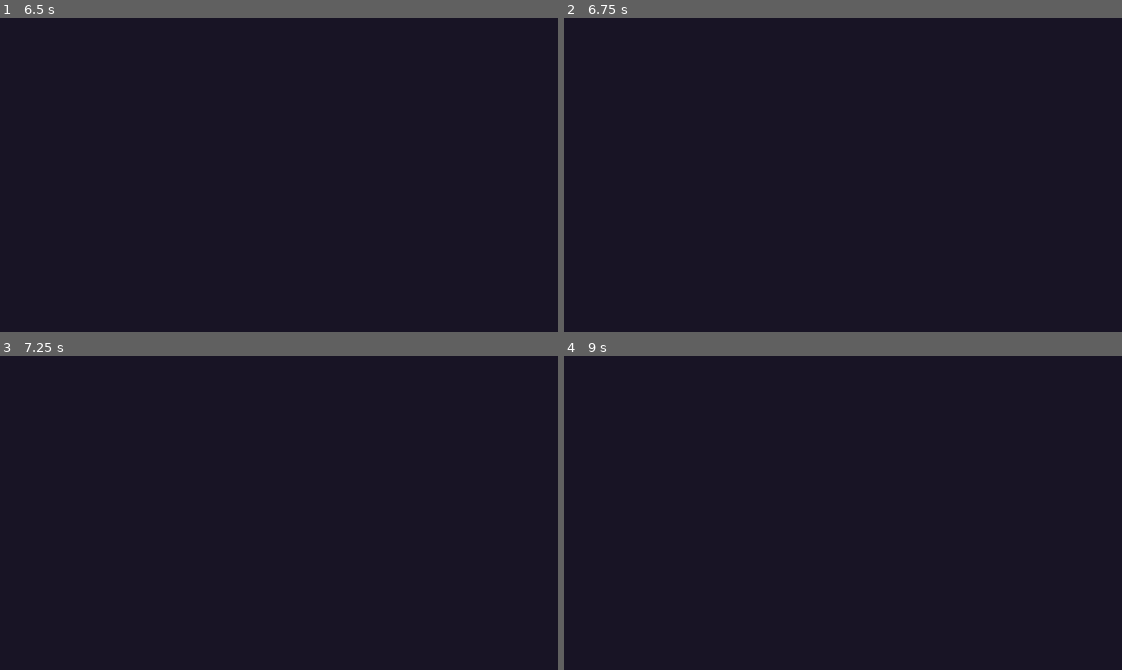
Above: before the commit, frames 1-4 (two rows, left to right).
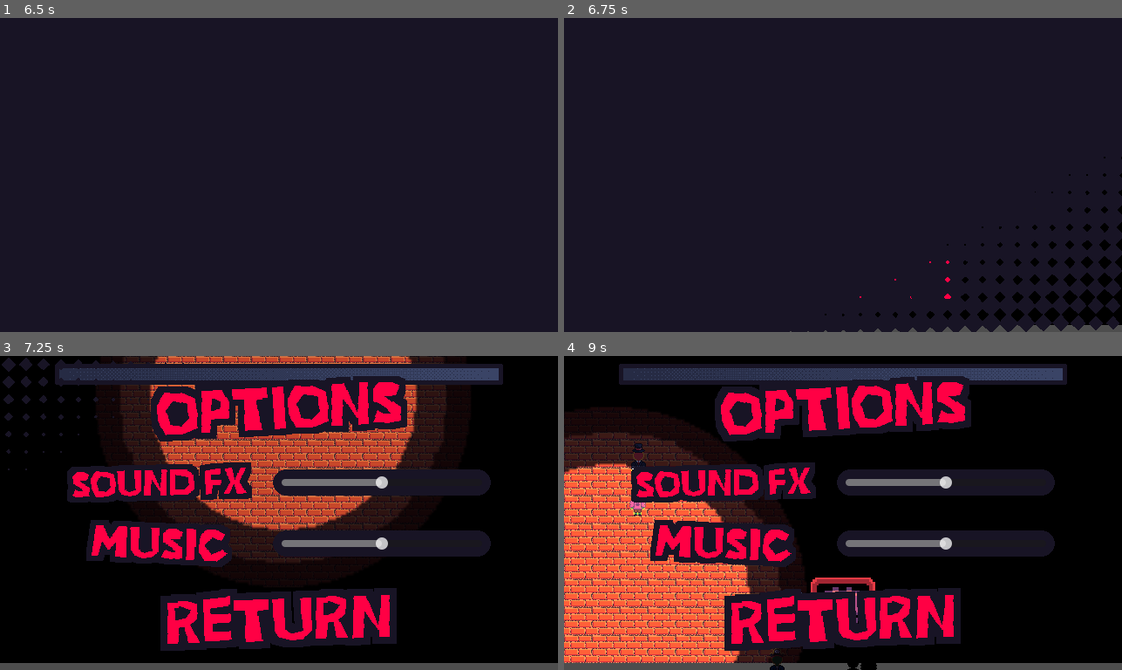
Above: after the commit, the same moments.

Repository: LaneMcMartin/FastFashion
Game: Godot game, scene res://main/main.tscn
Two runs of this game, one before a commit and one after it. Both use one fixed random seed, a clock stepped at 60 frames per second and the inputs below.
Inputs (mouse positions are in pixels of both pictures, inside the frame that each line leads up to):
- Up to frame 1 (6.5 s): move the mouse to (100, 190) at 0.52 s; press the mouse at (100, 190) at 0.53 s; hold D (RIGHT) 0.53-1.28 s; move the mouse to (94, 209) at 1.27 s; release the mouse at (94, 209) at 1.28 s; hold A (LEFT) 1.28-2.03 s; click (94, 209) at 1.35 s; move the mouse to (334, 105) at 2.02 s; press the mouse at (334, 105) at 2.03 s; hold D (RIGHT) 2.03-3.53 s; tap Space (SELECT) at 2.1, 4.35 s; move the mouse to (251, 237) at 2.77 s; release the mouse at (251, 237) at 2.78 s; click (251, 237) at 2.85 s; move the mouse to (111, 124) at 3.52 s; press the mouse at (111, 124) at 3.53 s; hold A (LEFT) 3.53-5.78 s; move the mouse to (290, 234) at 4.27 s; release the mouse at (290, 234) at 4.28 s; click (290, 234) at 4.55 s; move the mouse to (306, 175) at 5.02 s; press the mouse at (306, 175) at 5.03 s; move the mouse to (273, 218) at 5.77 s; release the mouse at (273, 218) at 5.78 s; hold D (RIGHT) from 5.78 s (still down); click (273, 218) at 5.85 s
- Up to frame 2 (6.75 s): keep holding D (RIGHT); tap Enter at 6.5 s; move the mouse to (848, 61) at 6.52 s; press the mouse at (848, 61) at 6.53 s; tap Space (SELECT) at 6.6 s
- Up to frame 3 (7.25 s): keep holding D (RIGHT)
- Up to frame 4 (9 s): move the mouse to (731, 528) at 7.27 s; release the mouse at (731, 528) at 7.28 s; click (731, 528) at 7.35 s; move the mouse to (1116, 525) at 8.02 s; release D (RIGHT) at 8.03 s; press the mouse at (1116, 525) at 8.03 s; hold A (LEFT) from 8.03 s (still down); move the mouse to (608, 604) at 8.77 s; release the mouse at (608, 604) at 8.78 s; tap Space (SELECT) at 8.85 s

Frame 1 is identical in both runs. In frame 2, 2.9% of the frame differs, in the area x 40-100%, y 44-100%; in frame 3, 74%; in frame 4, 79%, in the area x 0-100%, y 0-100%.

Commit message:
Added working title/options navigation

Diff:
--- a/main/main.tscn
+++ b/main/main.tscn
@@ -253,8 +253,10 @@
 mouse_filter = 2
 color = Color(0.0941176, 0.0784314, 0.145098, 1)
 
+[connection signal="options_pressed" from="CanvasLayer/TitleScreen" to="CanvasLayer/Options" method="_on_title_screen_options_pressed"]
 [connection signal="gui_input" from="CanvasLayer/TitleScreen/VBoxContainer/HBoxContainer/MarginContainerStart/Start" to="CanvasLayer/TitleScreen" method="_on_start_gui_input"]
 [connection signal="gui_input" from="CanvasLayer/TitleScreen/VBoxContainer/HBoxContainer/MarginContainerStart2/Options" to="CanvasLayer/TitleScreen" method="_on_options_gui_input"]
+[connection signal="return_pressed" from="CanvasLayer/Options" to="CanvasLayer/TitleScreen" method="_on_options_return_pressed"]
 [connection signal="gui_input" from="CanvasLayer/Options/VBoxContainer/OptionsMargin/Options" to="CanvasLayer/Options" method="_on_options_gui_input"]
 [connection signal="value_changed" from="CanvasLayer/Options/VBoxContainer/SliderGrid/SFXSlider/TextureRect/MarginContainer/SFXSlider" to="CanvasLayer/Options" method="_on_sfx_slider_value_changed"]
 [connection signal="value_changed" from="CanvasLayer/Options/VBoxContainer/SliderGrid/MusicSlider/TextureRect/MarginContainer/MusicSlider" to="CanvasLayer/Options" method="_on_music_slider_value_changed"]
--- a/options/options.gd
+++ b/options/options.gd
@@ -10,7 +10,11 @@
 
 
 func _on_return_gui_input(event):
-	return_pressed.emit()
+	if event.is_action_pressed("CLICK"):
+		transition.close()
+		await transition.transition_completed
+		visible = false
+		return_pressed.emit()
 
 
 func _on_sfx_slider_value_changed(value):
@@ -19,3 +23,8 @@
 
 func _on_music_slider_value_changed(value):
 	AudioManager.change_volume_db(linear_to_db(value), "Music")
+
+
+func _on_title_screen_options_pressed():
+	visible = true
+	transition.open()
--- a/title_screen/titlescreen.gd
+++ b/title_screen/titlescreen.gd
@@ -25,15 +25,21 @@
 
 func _on_start_gui_input(event):
 	if event.is_action_pressed("CLICK"):
-		print("whee start!")
-		#animation_player.play("enter", -1, -1.5, true)
 		transition.close()
+		await transition.transition_completed
+		visible = false
 		start_pressed.emit()
 
 
 func _on_options_gui_input(event):
 	if event.is_action_pressed("CLICK"):
-		print("whee option!")
-		#animation_player.play("enter", -1, -1.5, true)
 		transition.close()
+		await transition.transition_completed
+		visible = false
 		options_pressed.emit()
+
+
+
+func _on_options_return_pressed():
+	visible = true
+	transition.open()
--- a/transition/transition.gd
+++ b/transition/transition.gd
@@ -3,12 +3,19 @@
 
 @onready var color_rect = $ColorRect
 
+signal transition_completed
+
 func open() -> void:
 	color_rect.material["shader_parameter/progress"] = 1.0
 	var tween : Tween = create_tween()
 	tween.tween_property(color_rect.material, "shader_parameter/progress", 0, 1.5).set_trans(Tween.TRANS_SINE)
+	tween.tween_callback(emit_completed_signal)
 
 func close() -> void:
 	color_rect.material["shader_parameter/progress"] = 0.0
 	var tween : Tween = create_tween()
 	tween.tween_property(color_rect.material, "shader_parameter/progress", 1, 1.5).set_trans(Tween.TRANS_SINE)
+	tween.tween_callback(emit_completed_signal)
+
+func emit_completed_signal() -> void:
+	transition_completed.emit()
